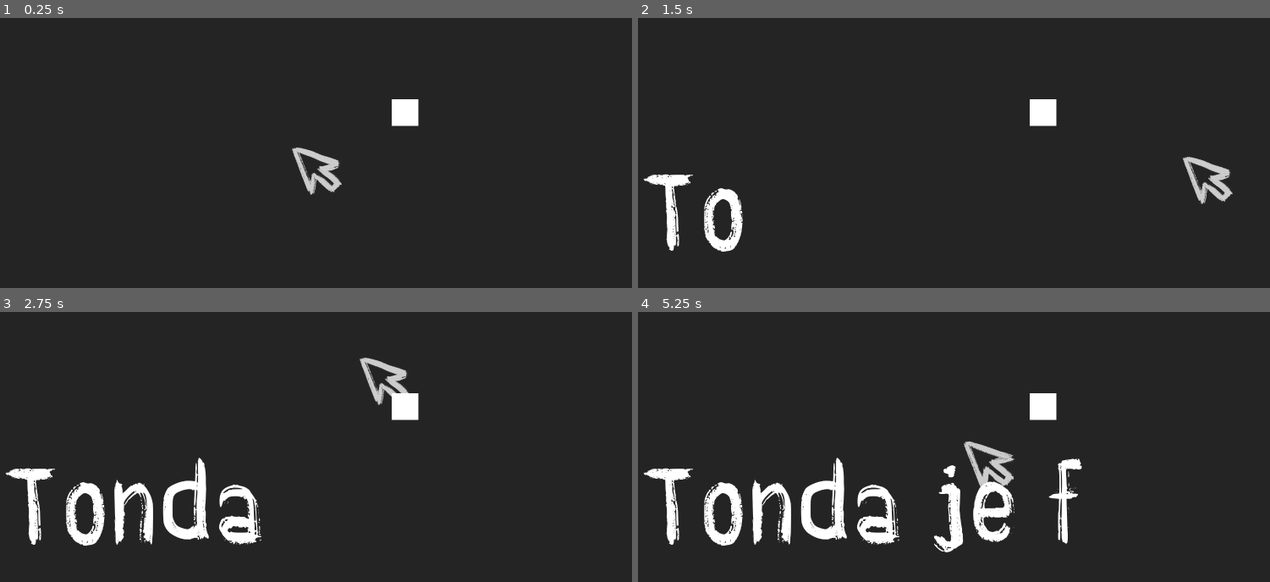
Above: before the commit, frames 1-4 (two rows, left to right).
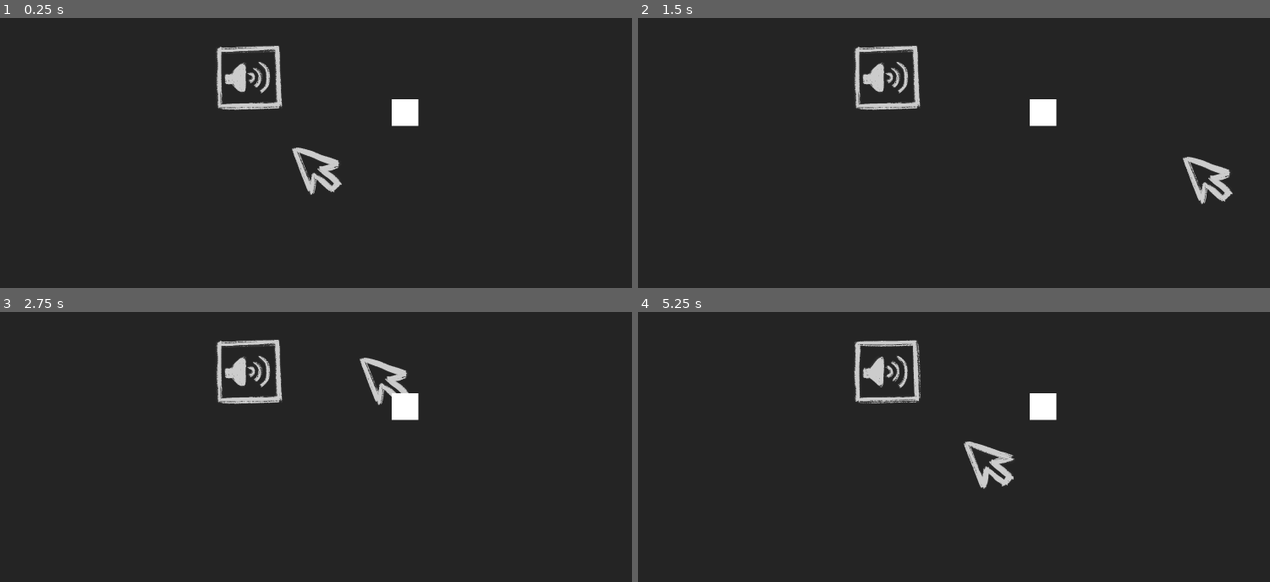
Above: after the commit, the same moments.

Repository: Floxicek/TurnMeOn-PGJ
Game: Godot game, scene res://scenes/test_david.tscn
Two runs of this game, one before a commit and one after it. Both use one fixed random seed, a clock stepped at 60 frames per second and the inputs below. This scene is started directly instead of the project's main scene.
Inputs (mouse positions are in pixels of both pictures, inside the frame that each line leads up to):
- Up to frame 1 (0.25 s): no input
- Up to frame 2 (1.5 s): move the mouse to (1080, 128) at 0.52 s; hold D (RIGHT) 0.53-1.28 s; tap K (START_KEYBOARD_CONTROL) at 0.6 s; move the mouse to (796, 166) at 1.27 s; hold S (DOWN) from 1.28 s (still down); click (796, 166) at 1.35 s
- Up to frame 3 (2.75 s): move the mouse to (360, 357) at 2.02 s; release S (DOWN) at 2.03 s; hold D (RIGHT) from 2.03 s (still down); tap K (START_KEYBOARD_CONTROL) at 2.1 s
- Up to frame 4 (5.25 s): move the mouse to (897, 517) at 2.77 s; release D (RIGHT) at 2.78 s; hold W (UP) 2.78-3.53 s; click (897, 517) at 2.85 s; move the mouse to (1137, 498) at 3.52 s; hold A (LEFT) 3.53-5.03 s; tap K (START_KEYBOARD_CONTROL) at 3.6, 5.1 s; move the mouse to (726, 384) at 4.27 s; click (726, 384) at 4.35 s; move the mouse to (966, 441) at 5.02 s; hold S (DOWN) from 5.03 s (still down)

The runs differ from the first frame. In frame 1, 1.1% of the frame differs, in the area x 34-45%, y 10-35%; in frame 2, 2.6%; in frame 3, 5.3%; in frame 4, 7.3%, in the area x 0-71%, y 10-90%.

Commit message:
Added functions to text_displayer.tscn

Diff:
--- a/scenes/test_david.tscn
+++ b/scenes/test_david.tscn
@@ -1,10 +1,11 @@
-[gd_scene load_steps=7 format=3 uid="uid://dnwq4qbexyx0i"]
+[gd_scene load_steps=8 format=3 uid="uid://dnwq4qbexyx0i"]
 
 [ext_resource type="Script" path="res://scripts/main.gd" id="1_nak3d"]
 [ext_resource type="PackedScene" uid="uid://d4m0lti4ef8bb" path="res://scenes/cursor_object.tscn" id="2_2qcdd"]
 [ext_resource type="Script" path="res://scripts/temp_rectangle.gd" id="3_jrw66"]
 [ext_resource type="Texture2D" uid="uid://ddd710yrelm3m" path="res://assets/1px.JPG" id="4_0trmw"]
-[ext_resource type="PackedScene" uid="uid://b4jp3dqn5jrbi" path="res://scenes/text_displayer.tscn" id="5_4xns7"]
+[ext_resource type="PackedScene" uid="uid://ccv4uqgxpmmnx" path="res://scenes/text_displayer.tscn" id="5_4xns7"]
+[ext_resource type="PackedScene" uid="uid://dr3t7x5prtdu3" path="res://scenes/buttons/mute_button.tscn" id="6_susb1"]
 
 [sub_resource type="RectangleShape2D" id="RectangleShape2D_2ddp3"]
 size = Vector2(0.99, 1)
@@ -30,7 +31,11 @@
 shape = SubResource("RectangleShape2D_2ddp3")
 
 [node name="Text_displayer" parent="." instance=ExtResource("5_4xns7")]
-position = Vector2(-1111, 57)
+scale = Vector2(0.5, 0.5)
+time_between_letters = 0.1
+
+[node name="MuteButton" parent="." instance=ExtResource("6_susb1")]
+position = Vector2(-164, -267)
 
 [connection signal="area_entered" from="Random rect" to="Random rect" method="_on_area_entered"]
 [connection signal="area_exited" from="Random rect" to="Random rect" method="_on_area_exited"]
--- a/scenes/text_displayer.tscn
+++ b/scenes/text_displayer.tscn
@@ -13,7 +13,6 @@
 offset_bottom = 23.0
 theme = ExtResource("2_3a0ts")
 theme_override_font_sizes/font_size = 361
-text = "asda"
 
 [node name="Next_letter_timer" type="Timer" parent="."]
 wait_time = 0.05
--- a/scripts/temp_rectangle.gd
+++ b/scripts/temp_rectangle.gd
@@ -13,8 +13,10 @@
 
 func _on_area_entered(area: Area2D) -> void:
 	var sprite:Sprite2D = $rectangle
+	get_parent().get_node("Text_displayer").start_printing(1)
 	sprite.self_modulate = Color.RED
 
 func _on_area_exited(area: Area2D) -> void:
 	var sprite:Sprite2D = $rectangle
+	get_parent().get_node("Text_displayer").hide_text()
 	sprite.self_modulate = Color.BLUE
--- a/scripts/text_display.gd
+++ b/scripts/text_display.gd
@@ -6,15 +6,26 @@
 # Called when the node enters the scene tree for the first time.
 func _ready() -> void:
 	$Next_letter_timer.wait_time = time_between_letters
-	$Next_letter_timer.start()
-	pass # Replace with function body.
+	shown_text = ""
 
 
 # Called every frame. 'delta' is the elapsed time since the previous frame.
 func _process(delta: float) -> void:
 	$Label.text = shown_text
-	pass
 
+
+func start_printing(custom_time_to_print:float = -1):
+	if custom_time_to_print != -1:
+		$Next_letter_timer.wait_time = custom_time_to_print/len(text)
+	$Next_letter_timer.start()
+
+func show_whole_text():
+	$Next_letter_timer.stop()
+	shown_text = text
+
+func hide_text():
+	$Next_letter_timer.stop()
+	shown_text = ""
 
 func _on_next_letter_timer_timeout() -> void:
 	var len_text = len(text)
Not shown: 1 places in scenes/text_displayer.tscn that only renumber resources
